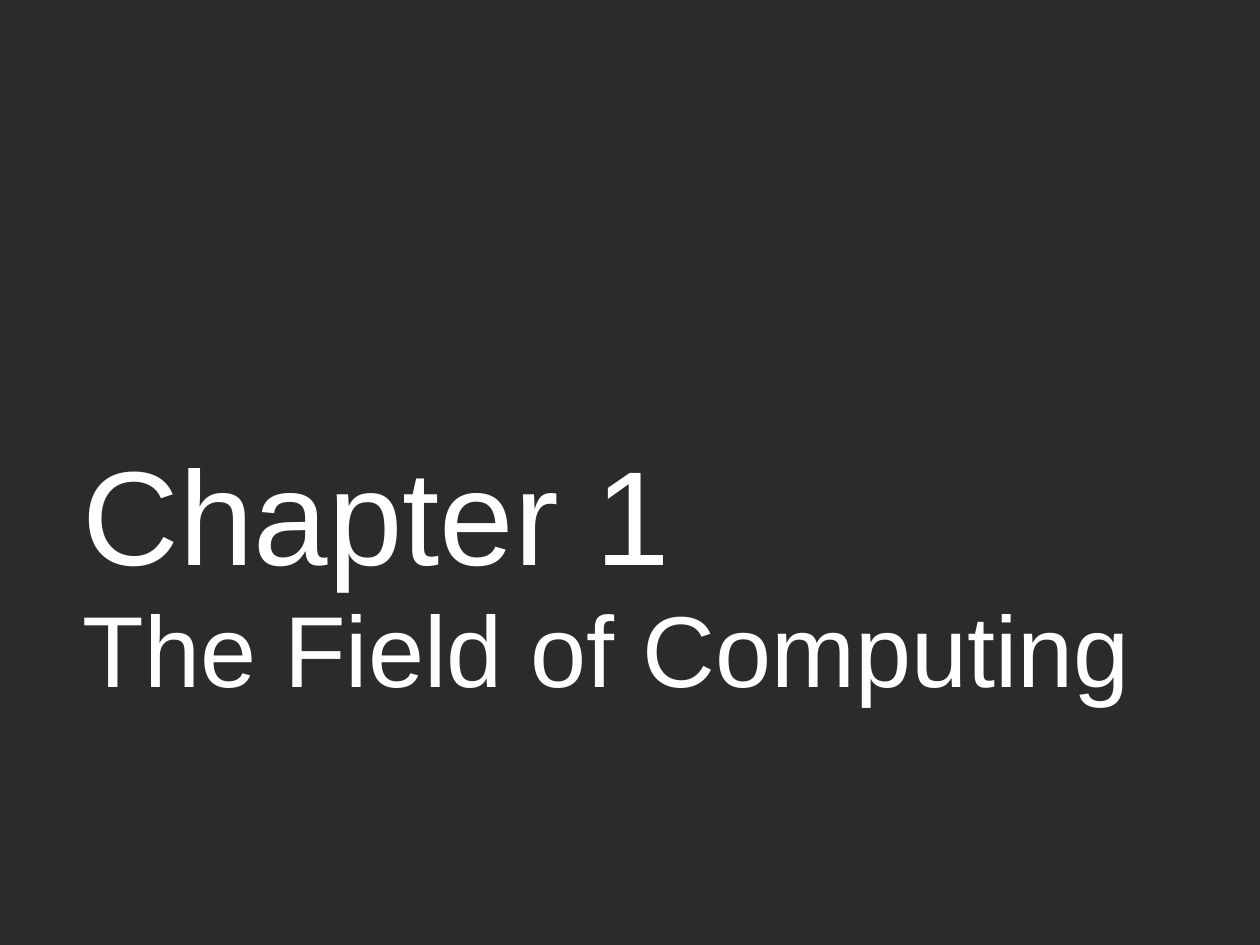
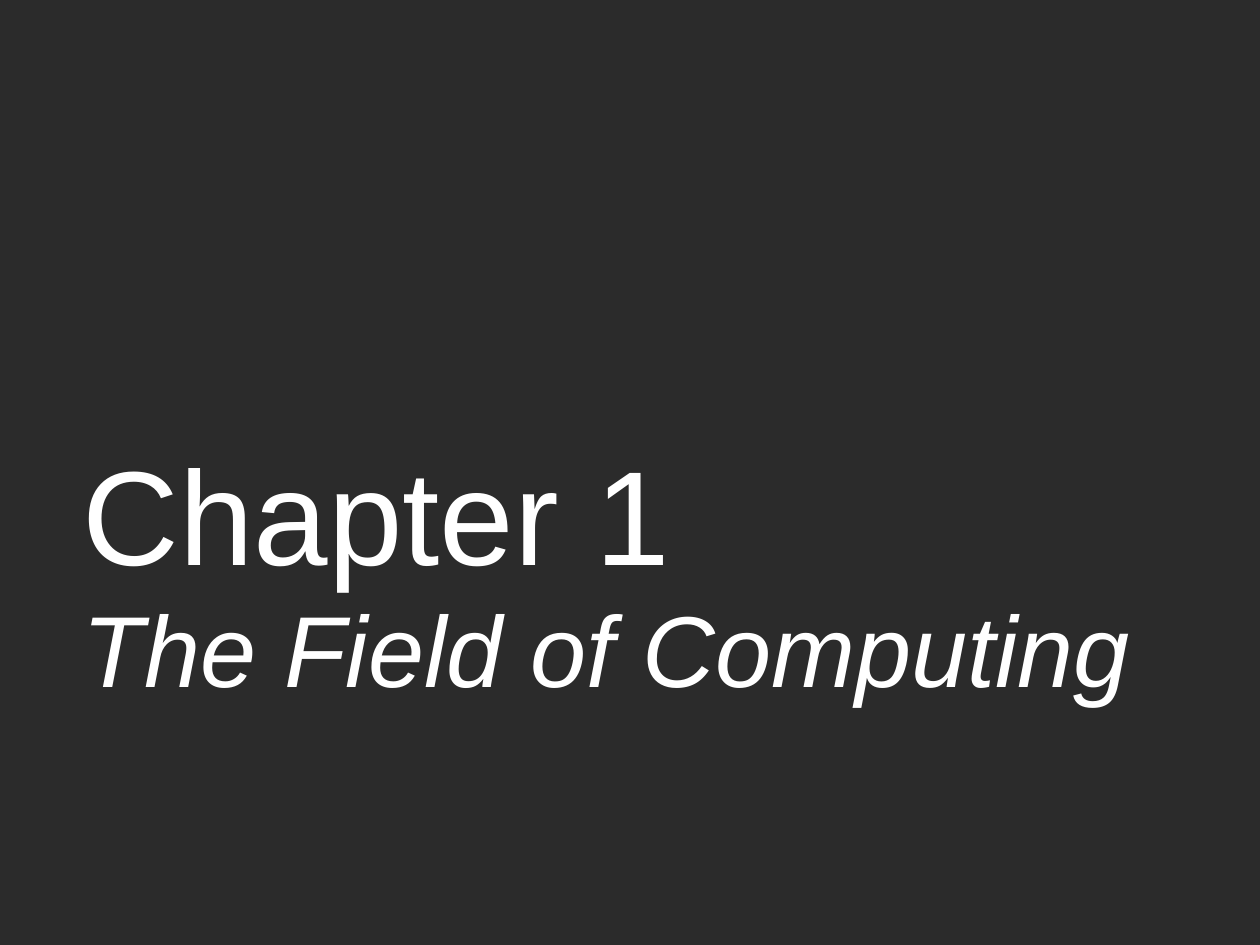
Before and after one commit to dondi/javascript-book, a slide deck: slide 1 of presentations/Chapter_1_Presentation.ppt. Drawn at 1260x945 pixels with LibreOffice and Linux fonts; fonts in the diff are those of the drawing; background and template pictures are left out; a plain dark background stands for a picture behind light text. Boxes give left, top, right and bottom in pixels: in the first picture for what was removed or moved away, otherwise in the second. Text is boxed around its words. In the diff, an @@ line names an element or a change of style, - is before the commit and + after.

```diff
--- a/presentations/Chapter_1_Presentation.ppt
+++ b/presentations/Chapter_1_Presentation.ppt
@@ text at (83, 614, 1129, 705): italic on in "The Field of Computing" @@
```
Also in this commit, not shown: 1 other file.
